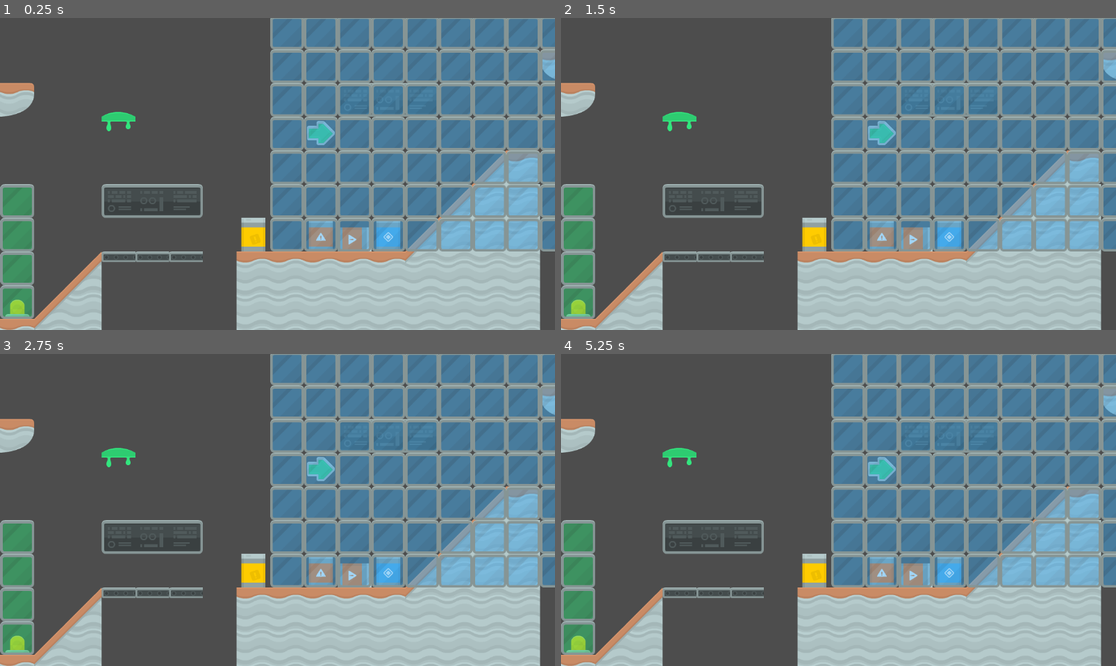
Above: before the commit, frames 1-4 (two rows, left to right).
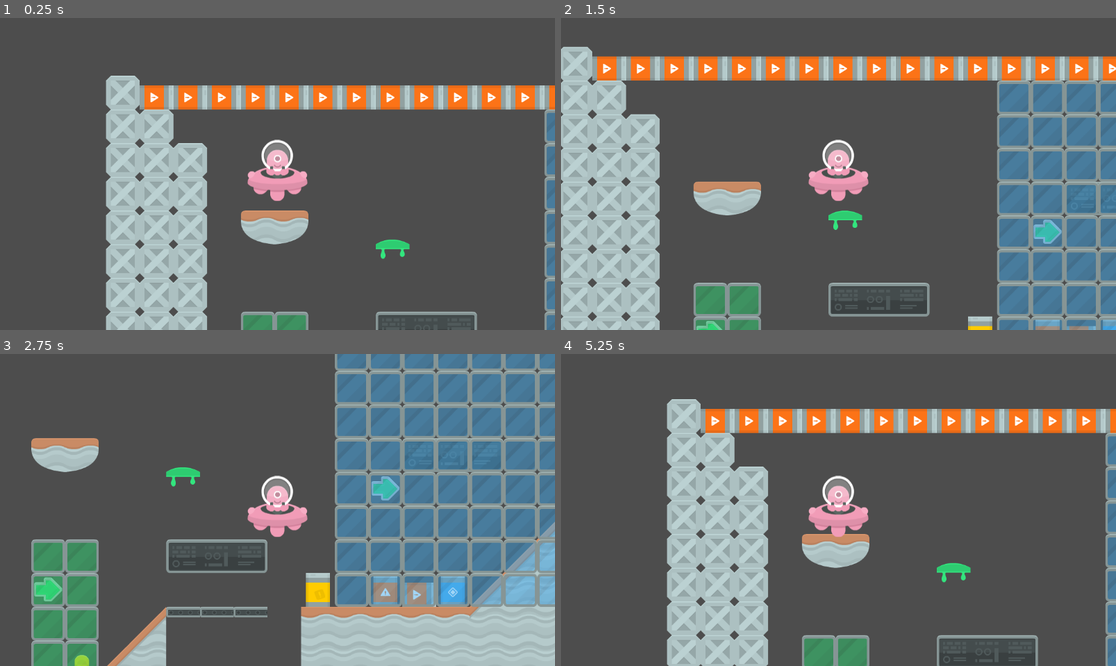
Above: after the commit, the same moments.

Repository: KarinaGante/BootcampSantander
Game: Godot game, scene res://world.tscn
The game is run twice, just before and just after one commit, with the same random seed, the same clock (stepped at 60 frames per second) and the same inputs.
Inputs:
- Up to frame 1 (0.25 s): no input
- Up to frame 2 (1.5 s): tap Enter at 0.5 s; hold Right (ui_right) 0.53-1.28 s; hold Down (ui_down) from 1.28 s (still down)
- Up to frame 3 (2.75 s): release Down (ui_down) at 2.03 s; hold Right (ui_right) from 2.03 s (still down)
- Up to frame 4 (5.25 s): release Right (ui_right) at 2.78 s; hold Up (ui_up) 2.78-3.53 s; hold Left (ui_left) 3.53-5.03 s; hold Down (ui_down) from 5.03 s (still down)

The runs differ from the first frame. In frame 1, 72% of the frame differs, in the area x 0-100%, y 0-100%; in frame 2, 67%; in frame 3, 44%; in frame 4, 73%.

Commit message:
Personagem com física e Câmera

Diff:
--- /dev/null
+++ b/Game Design com Godot/Industrial Platformer/scripts/player.gd
@@ -0,0 +1,9 @@
+extends CharacterBody2D
+
+const SPEED = 300.0
+
+func _physics_process(delta):
+	var direction = Input.get_vector("ui_left", "ui_right", "ui_up", "ui_down")
+	velocity = direction * SPEED
+
+	move_and_slide()
--- a/Game Design com Godot/Industrial Platformer/world.tscn
+++ b/Game Design com Godot/Industrial Platformer/world.tscn
@@ -1,10 +1,11 @@
-[gd_scene load_steps=4 format=3 uid="uid://co6ychwsmsji"]
+[gd_scene load_steps=5 format=3 uid="uid://co6ychwsmsji"]
 
 [ext_resource type="TileSet" uid="uid://xkvq0vvaj2od" path="res://tileset.tres" id="1_yh5h3"]
-[ext_resource type="Texture2D" uid="uid://dsro1jgscp3od" path="res://addons/kenney_alien-ufo-pack/shipYellow.png" id="2_p4b1l"]
+[ext_resource type="Texture2D" uid="uid://j1rvslej58tm" path="res://addons/kenney_alien-ufo-pack/shipPink_manned.png" id="2_evfsy"]
+[ext_resource type="Script" path="res://scripts/player.gd" id="2_xne2i"]
 
-[sub_resource type="CircleShape2D" id="CircleShape2D_rqhf2"]
-radius = 42.5793
+[sub_resource type="CircleShape2D" id="CircleShape2D_1ct46"]
+radius = 50.0
 
 [node name="World" type="Node2D"]
 
@@ -21,14 +22,16 @@
 layer_2/z_index = 1
 layer_2/tile_data = PackedInt32Array(589823, 655360, 7, 524287, 655360, 7, 458751, 655360, 7, 393216, 655360, 7, 458752 …(2614 unchanged characters)…
 
-[node name="RigidBody2D" type="RigidBody2D" parent="."]
-position = Vector2(-299, -221)
+[node name="Player" type="CharacterBody2D" parent="."]
+position = Vector2(7, 59)
+motion_mode = 1
+script = ExtResource("2_xne2i")
 
-[node name="CollisionShape2D" type="CollisionShape2D" parent="RigidBody2D"]
-shape = SubResource("CircleShape2D_rqhf2")
-one_way_collision_margin = 100.0
+[node name="CollisionShape2D" type="CollisionShape2D" parent="Player"]
+shape = SubResource("CircleShape2D_1ct46")
 
-[node name="ShipYellow" type="Sprite2D" parent="RigidBody2D"]
-position = Vector2(-9.53674e-07, -2)
-scale = Vector2(0.66129, 1.25806)
-texture = ExtResource("2_p4b1l")
+[node name="ShipPinkManned" type="Sprite2D" parent="Player"]
+position = Vector2(0, -7)
+texture = ExtResource("2_evfsy")
+
+[node name="Camera2D" type="Camera2D" parent="Player"]
